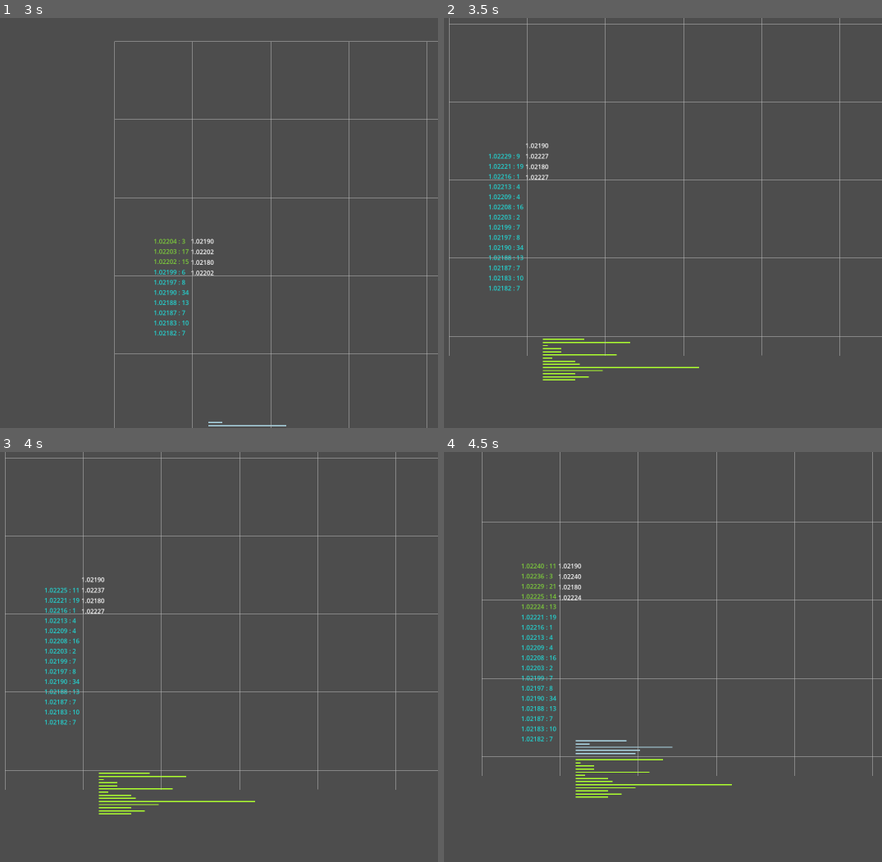
Above: before the commit, frames 1-4 (two rows, left to right).
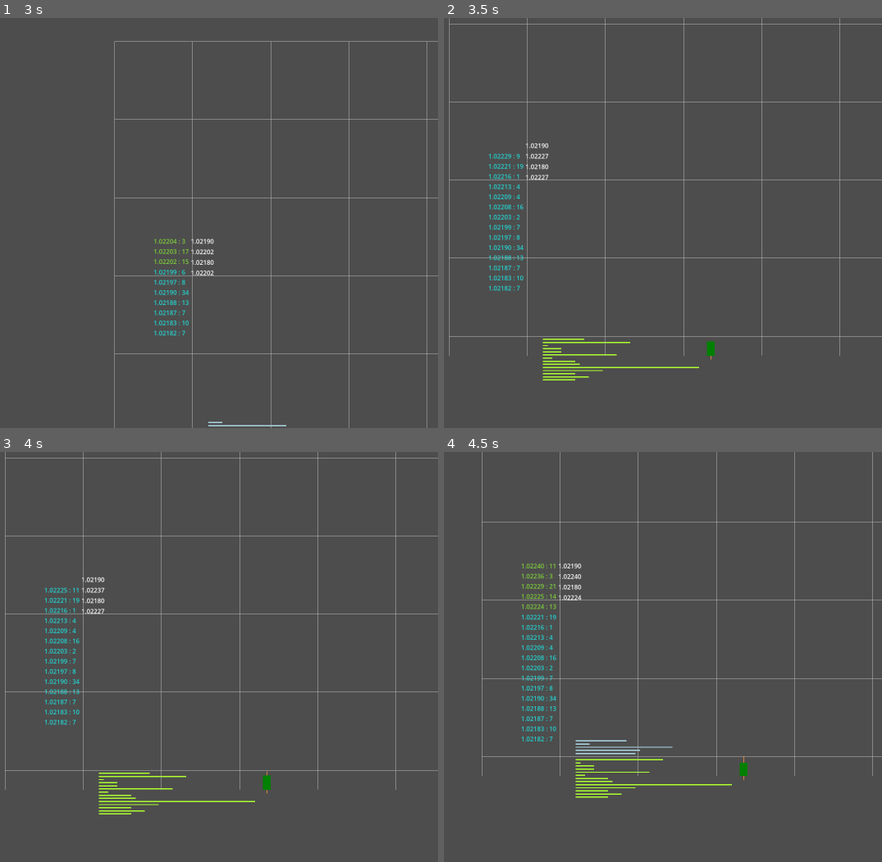
Above: after the commit, the same moments.

Repository: gvnkd/rel
Game: Godot game, scene res://chart.tscn
The game is run twice, just before and just after one commit, with the same random seed, the same clock (stepped at 60 frames per second) and the same inputs.
Inputs (mouse positions are in pixels of both pictures, inside the frame that each line leads up to):
- Up to frame 1 (3 s): tap Enter at 0.5, 2.75 s; move the mouse to (254, 202) at 0.52 s; hold Ctrl (pan_mode) 0.53-1.25 s; click (254, 202) at 0.67 s; tap Space (pause) at 1.25 s; drag from (outside the picture) to (78, 305) at 1.27 s; move the mouse to (175, 132) at 2.02 s; hold Ctrl (pan_mode) 2.03-2.75 s; click (175, 132) at 2.17 s; drag from (78, 305) to (outside the picture) at 2.77 s
- Up to frame 2 (3.5 s): no input
- Up to frame 3 (4 s): move the mouse to (306, 718) at 3.52 s; hold Ctrl (pan_mode) from 3.53 s (still down); click (306, 718) at 3.67 s
- Up to frame 4 (4.5 s): release Ctrl (pan_mode) at 4.25 s; drag from (outside the picture) to (457, 554) at 4.27 s

Frame 1 is identical in both runs. In frame 2, less than 0.1% of the frame differs, in the area x 59-62%, y 78-84%; in frame 3, less than 0.1%, in the area x 59-62%, y 77-84%; in frame 4, less than 0.1%.

Commit message:
fix candle scale: plot relative to baseline price
raw price * 100 made tick-sized moves sub-pixel, collapsing candles
into dots; plot (price - base) * 100000 so 1 tick = 1px

Diff:
--- a/plot_data.gd
+++ b/plot_data.gd
@@ -6,7 +6,8 @@
 var candles: Array[Candle] = []
 var current: Candle
 
-var scale_factor := 100.0
+var scale_factor := 100000.0
+var base_price := 0.0
 var step_x := 22.0
 var col_pos := Color.YELLOW_GREEN
 var col_neg := Color.WEB_GREEN
@@ -14,6 +15,11 @@
 
 func _ready() -> void:
 	scale.y = -1
+
+func _price_y(p: float) -> float:
+	if base_price == 0.0:
+		base_price = p
+	return (p - base_price) * scale_factor
 
 func _draw() -> void:
 	for i in candles.size():
@@ -27,13 +33,13 @@
 
 func _draw_body(c: Candle, ndx: int) -> void:
 	var x := step_x * ndx
-	var by := minf(c.open, c.close) * scale_factor
+	var by := _price_y(minf(c.open, c.close))
 	var h := absf(c.open - c.close) * scale_factor
 	var col := col_neg if c.close >= c.open else col_pos
 	draw_rect(Rect2(x, by, BODY_W, h), col)
 
 func _draw_shadow(c: Candle, ndx: int) -> void:
 	var x := step_x * ndx
-	var by := c.low * scale_factor
+	var by := _price_y(c.low)
 	var h := (c.high - c.low) * scale_factor
 	draw_rect(Rect2(x + BODY_W / 2 - SHADOW_W / 2, by, SHADOW_W, h), col_sha)
